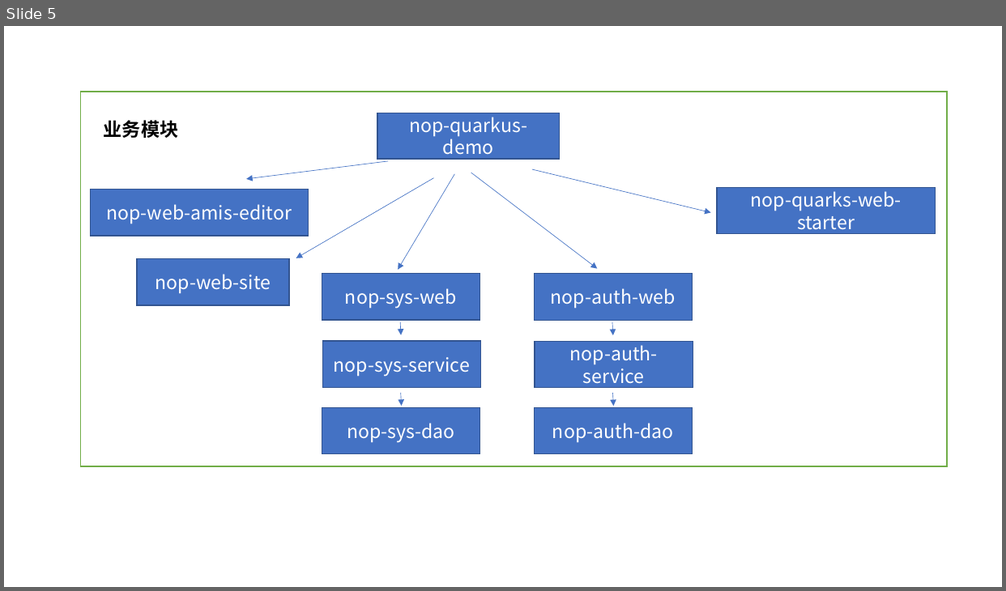
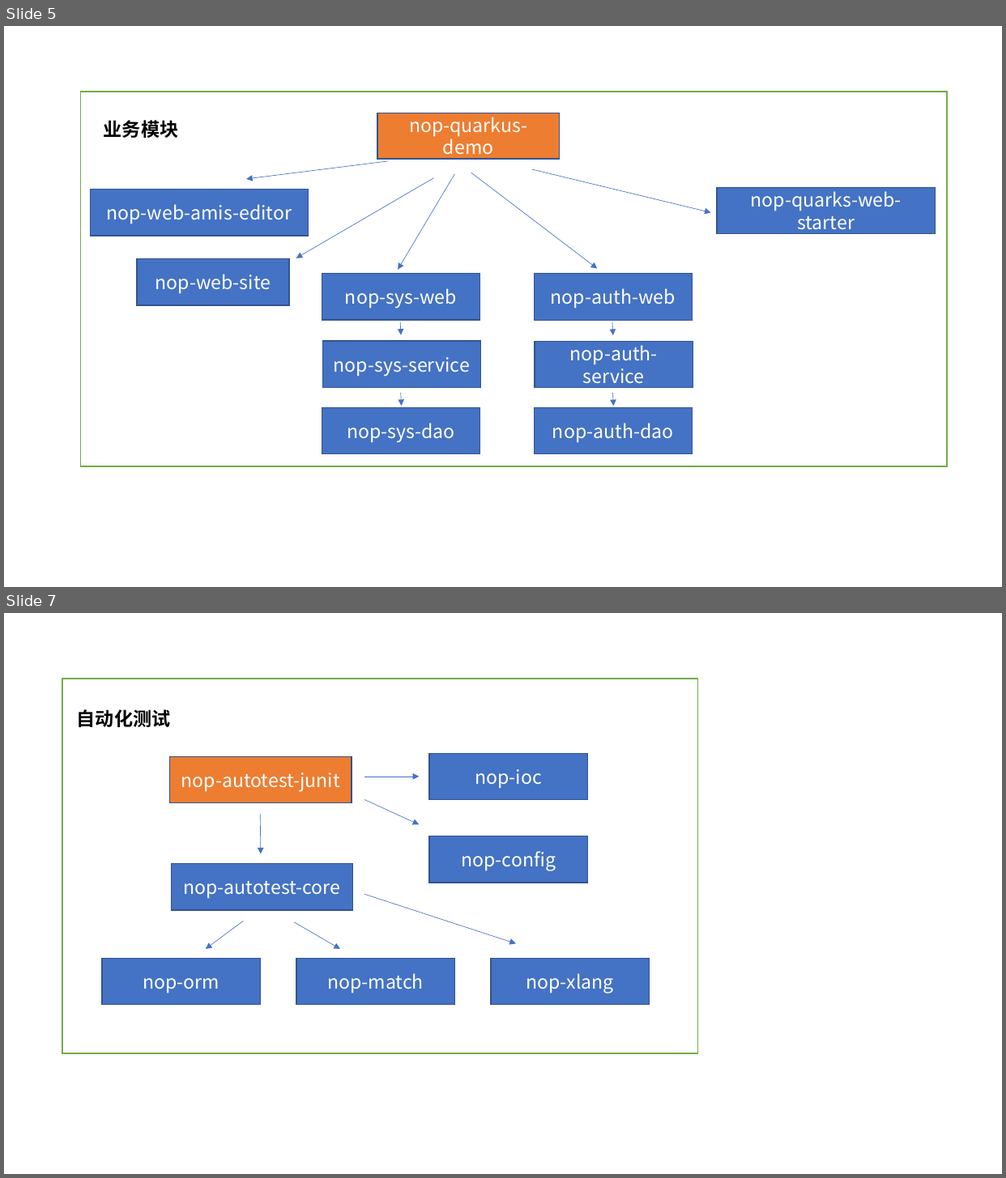
Before and after one commit to entropy-cloud/nop-entropy, a slide deck: docs/ppt/reg-images.pptx. Shown one above the other, each under a label of ours: slide 5 before the commit, slides 5 and 7 after it; the slides between them are not shown. The pictures are 1006x591 and 1006x1178 pixels, drawn with LibreOffice and Linux fonts; fonts in the diff are those of the drawing. Boxes give left, top, right and bottom in pixels: in the first picture for what was removed or moved away, otherwise in the second. Text is boxed around its words. In the diff, an @@ line names an element or a change of style, - is before the commit and + after.

```diff
--- a/docs/ppt/reg-images.pptx
+++ b/docs/ppt/reg-images.pptx
@@ slide 7 added at bbox=[4, 613, 1002, 1174], background #FFFFFF @@
@@ rectangle added at bbox=[62, 679, 698, 1054], fill #FFFFFF, outline #70AD47 1 pt @@
@@ text added at bbox=[77, 709, 170, 727], 18 pt, text #000000, bold @@
+自动化测试
@@ rectangle added at bbox=[170, 756, 352, 803], fill #ED7D31, outline #325491 1 pt, 18 pt, text #FFFFFF @@
+nop-autotest-junit
@@ rectangle added at bbox=[429, 753, 587, 799], fill #4472C4, outline #325491 1 pt, 18 pt, text #FFFFFF @@
+nop-ioc
@@ arrow added from (364, 777) to (419, 777), #4472C4 0.5 pt @@
@@ arrow added from (364, 800) to (419, 825), #4472C4 0.5 pt @@
@@ arrow added from (260, 815) to (261, 854), #4472C4 0.5 pt @@
@@ rectangle added at bbox=[429, 836, 587, 883], fill #4472C4, outline #325491 1 pt, 18 pt, text #FFFFFF @@
+nop-config
@@ rectangle added at bbox=[171, 864, 353, 910], fill #4472C4, outline #325491 1 pt, 18 pt, text #FFFFFF @@
+nop-autotest-core
@@ arrow added from (364, 895) to (516, 944), #4472C4 0.5 pt @@
@@ arrow added from (244, 922) to (206, 949), #4472C4 0.5 pt @@
@@ arrow added from (295, 922) to (340, 949), #4472C4 0.5 pt @@
@@ rectangle added at bbox=[102, 959, 260, 1005], fill #4472C4, outline #325491 1 pt, 18 pt, text #FFFFFF @@
+nop-orm
@@ rectangle added at bbox=[296, 959, 454, 1005], fill #4472C4, outline #325491 1 pt, 18 pt, text #FFFFFF @@
+nop-match
@@ rectangle added at bbox=[491, 959, 649, 1005], fill #4472C4, outline #325491 1 pt, 18 pt, text #FFFFFF @@
+nop-xlang
@@ slide 5 changed as well @@
@@ rectangle "nop-quarkus-demo" at bbox=[377, 113, 560, 159]: fill #4472C4 to #ED7D31 @@
```
Also in this commit, not shown: 5 other slides changed, 2 other slides added, 13 other files.
